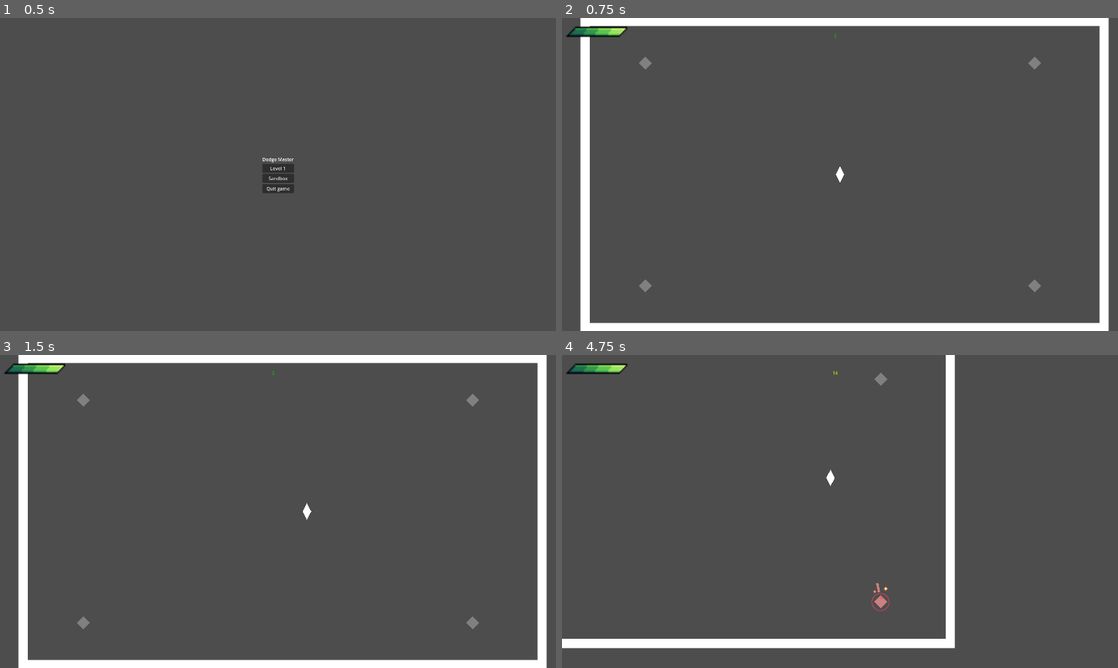
Above: before the commit, frames 1-4 (two rows, left to right).
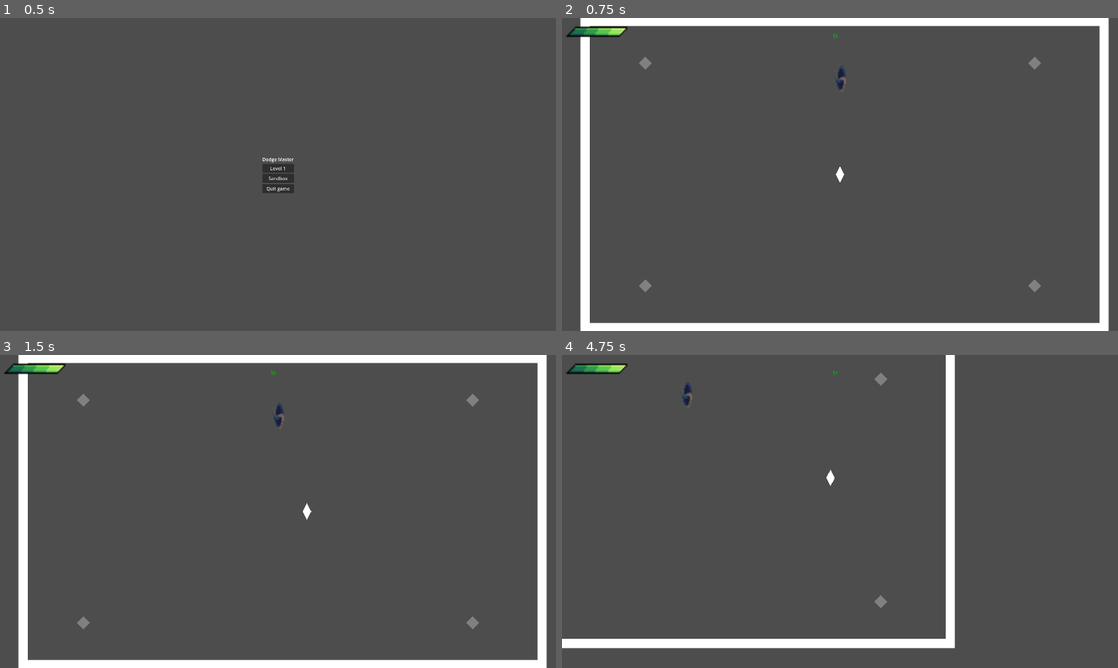
Above: after the commit, the same moments.

Repository: SytonK/DodgeMaster
Game: Godot game, scene res://src/UI/menus/main menu/main_menu.tscn
Same seed, same stepped clock (60 frames per second), same inputs: the game is played once before the commit and once after it.
Inputs:
- Up to frame 1 (0.5 s): no input
- Up to frame 2 (0.75 s): click "Level 1" at 0.5 s
- Up to frame 3 (1.5 s): tap Enter at 1.25 s; hold Right (move_right) from 1.28 s (still down)
- Up to frame 4 (4.75 s): release Right (move_right) at 2.03 s; hold Down (move_down) 2.03-2.78 s; hold Right (move_right) 2.78-3.53 s; hold Up (move_up) 3.53-4.28 s; hold Left (move_left) from 4.28 s (still down)

Frame 1 is identical in both runs. In frame 2, less than 0.1% of the frame differs, in the area x 48-52%, y 5-24%; in frame 3, less than 0.1%; in frame 4, 0.2%, in the area x 21-59%, y 5-82%.

Commit message:
add portal animation

Diff:
--- a/src/components/next level portal/next_level_portal.gd
+++ b/src/components/next level portal/next_level_portal.gd
@@ -1,9 +1,16 @@
+class_name NextLevelPortal
 extends Area2D
 
 @export var next_level_number: int
+@onready var animated_sprite_2d: AnimatedSprite2D = $AnimatedSprite2D
 
 func _on_body_entered(_player: Player) -> void:
-	call_deferred("change_scene")
+	call_deferred("_change_scene")
 
-func change_scene() -> void:
+func _change_scene() -> void:
 	get_tree().change_scene_to_file("res://src/levels/level " + str(next_level_number) + "/level_" + str(next_level_number) + ".tscn")
+
+func activate() -> void:
+	animated_sprite_2d.play('active')
+	animated_sprite_2d.modulate = Color(1,1,1)
+	monitoring = true
--- a/src/components/next level portal/next_level_portal.tscn
+++ b/src/components/next level portal/next_level_portal.tscn
@@ -1,12 +1,74 @@
-[gd_scene load_steps=3 format=3 uid="uid://dc3exvsuwd6hc"]
+[gd_scene load_steps=12 format=3 uid="uid://dc3exvsuwd6hc"]
 
 [ext_resource type="Script" path="res://src/components/next level portal/next_level_portal.gd" id="1_ojcdu"]
+[ext_resource type="Texture2D" uid="uid://dqk50i12xqkyx" path="res://assets/effects/Dimensional_Portal.png" id="2_d0vhx"]
 
 [sub_resource type="RectangleShape2D" id="RectangleShape2D_f5ay4"]
-size = Vector2(64, 64)
+size = Vector2(64, 128)
+
+[sub_resource type="AtlasTexture" id="AtlasTexture_sjrnn"]
+atlas = ExtResource("2_d0vhx")
+region = Rect2(0, 0, 32, 32)
+
+[sub_resource type="AtlasTexture" id="AtlasTexture_mk1bb"]
+atlas = ExtResource("2_d0vhx")
+region = Rect2(32, 0, 32, 32)
+
+[sub_resource type="AtlasTexture" id="AtlasTexture_7qnax"]
+atlas = ExtResource("2_d0vhx")
+region = Rect2(64, 0, 32, 32)
+
+[sub_resource type="AtlasTexture" id="AtlasTexture_u1epx"]
+atlas = ExtResource("2_d0vhx")
+region = Rect2(0, 32, 32, 32)
+
+[sub_resource type="AtlasTexture" id="AtlasTexture_fs67l"]
+atlas = ExtResource("2_d0vhx")
+region = Rect2(32, 32, 32, 32)
+
+[sub_resource type="AtlasTexture" id="AtlasTexture_uvjdb"]
+atlas = ExtResource("2_d0vhx")
+region = Rect2(64, 32, 32, 32)
+
+[sub_resource type="AtlasTexture" id="AtlasTexture_n41xf"]
+atlas = ExtResource("2_d0vhx")
+region = Rect2(0, 0, 32, 32)
+
+[sub_resource type="SpriteFrames" id="SpriteFrames_ygdjr"]
+animations = [{
+"frames": [{
+"duration": 1.0,
+"texture": SubResource("AtlasTexture_sjrnn")
+}, {
+"duration": 1.0,
+"texture": SubResource("AtlasTexture_mk1bb")
+}, {
+"duration": 1.0,
+"texture": SubResource("AtlasTexture_7qnax")
+}, {
+"duration": 1.0,
+"texture": SubResource("AtlasTexture_u1epx")
+}, {
+"duration": 1.0,
+"texture": SubResource("AtlasTexture_fs67l")
+}, {
+"duration": 1.0,
+"texture": SubResource("AtlasTexture_uvjdb")
+}],
+"loop": true,
+"name": &"active",
+"speed": 9.0
+}, {
+"frames": [{
+"duration": 1.0,
+"texture": SubResource("AtlasTexture_n41xf")
+}],
+"loop": true,
+"name": &"default",
+"speed": 5.0
+}]
 
 [node name="NextLevelPortal" type="Area2D"]
-visible = false
 collision_layer = 0
 collision_mask = 2
 monitoring = false
@@ -16,4 +78,10 @@
 [node name="CollisionShape2D" type="CollisionShape2D" parent="."]
 shape = SubResource("RectangleShape2D_f5ay4")
 
+[node name="AnimatedSprite2D" type="AnimatedSprite2D" parent="."]
+modulate = Color(0.588235, 0.392157, 0.784314, 1)
+scale = Vector2(3, 3)
+sprite_frames = SubResource("SpriteFrames_ygdjr")
+frame_progress = 0.320126
+
 [connection signal="body_entered" from="." to="." method="_on_body_entered"]
--- a/src/levels/level 1/level_1.tscn
+++ b/src/levels/level 1/level_1.tscn
@@ -8,7 +8,7 @@
 
 [node name="Level1" type="Node2D"]
 script = ExtResource("1_bmfno")
-level_times = Array[int]([2, 15, 20])
+level_times = Array[int]([15, 15, 15])
 
 [node name="TileMap" type="TileMap" parent="."]
 tile_set = ExtResource("2_2485q")
@@ -44,5 +44,5 @@
 max_distance_from_axis = 1000.0
 
 [node name="NextLevelPortal" parent="." instance=ExtResource("5_d47p8")]
-position = Vector2(-45, -329)
+position = Vector2(0, -329)
 next_level_number = 2
--- a/src/levels/level.gd
+++ b/src/levels/level.gd
@@ -1,8 +1,7 @@
 class_name Level
 extends Node2D
 
-
-@onready var next_level_portal: Area2D = $NextLevelPortal
+@onready var next_level_portal: NextLevelPortal = $NextLevelPortal
 
 const LEVEL_UI = preload("res://src/UI/level ui/level_ui.tscn")
 var game_over_menu: Control
@@ -88,5 +87,4 @@
 
 
 func _on_end_mode_enter() -> void:
-	next_level_portal.monitoring = true
-	next_level_portal.visible = true
+	next_level_portal.activate()
Binary file added: assets/effects/Dimensional_Portal.png
Not shown, added: assets/effects/Dimensional_Portal.png.import
